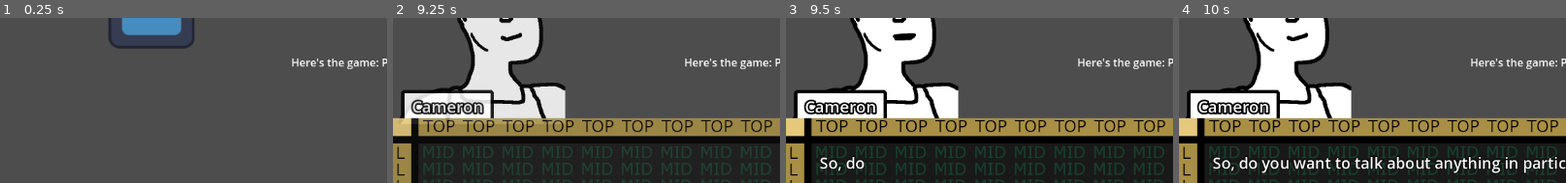
Above: before the commit, frames 1-4 (left to right).
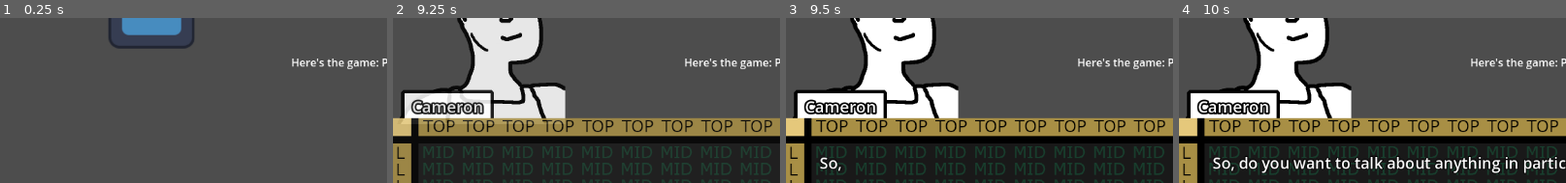
Above: after the commit, the same moments.

Repository: SamBumgardner/godot-4-dialogue-cutscene
Game: Godot game, scene res://Dialogue/SampleGameplay.tscn
The game is run twice, just before and just after one commit, with the same random seed, the same clock (stepped at 60 frames per second) and the same inputs. The project has no main scene, so this scene is started directly. The engine's default icon, where the game draws it, is replaced by a stand-in: a white triangle on a blue panel in a dark square.
Inputs:
- Up to frame 1 (0.25 s): no input
- Up to frame 2 (9.25 s): tap Space every 0.75 s from 0.5 to 4.25 s; tap Enter (ui_accept) at 0.77, 1.52, 3.02, 3.77, 4.52, 6.02, 6.77, 7.52, 9.02 s
- Up to frame 3 (9.5 s): no input
- Up to frame 4 (10 s): tap Enter (ui_accept) at 9.77 s
The pictures show only the part of the screen within x 0-50%, y 21-71%; the shares and areas given below are measured in that part.

Frames 1-2 are identical in both runs. In frame 3, 0.4% of the frame differs, in the area x 15-34%, y 8-92%; in frame 4, nothing differs.

Commit message:
improved pause behavior for mid-sentence punctuation

Diff:
--- a/Dialogue/DialogueCutscene.gd
+++ b/Dialogue/DialogueCutscene.gd
@@ -56,7 +56,7 @@
 	var meta_and_text : PackedStringArray = text.split("|", false)
 	for i in range(1, meta_and_text.size(), 2):
 		var regex = RegEx.new()
-		regex.compile("[^.]*[.!?,]+")
+		regex.compile("[^.!?,]*[.!?,]+")
 		var sentences = regex.search_all(meta_and_text[i + 1])
 		var starting_point = 0
 		var sentence_i = 0
@@ -66,7 +66,10 @@
 			unit.delay_before = 0
 			var last_char =  meta_and_text[i + 1].substr(end_index - 1, 1)
 			if ",.!?".contains(last_char):
-				unit.delay_after = max(END_OF_SENTENCE_PAUSE, unit.delay_after)
+				if end_index >= meta_and_text[i + 1].length() - 1:
+					unit.delay_after = max(END_OF_SENTENCE_PAUSE, unit.delay_after)
+				else:
+					unit.delay_after = END_OF_SENTENCE_PAUSE
 			units.append(unit)
 			starting_point = end_index
 			sentence_i += 1
